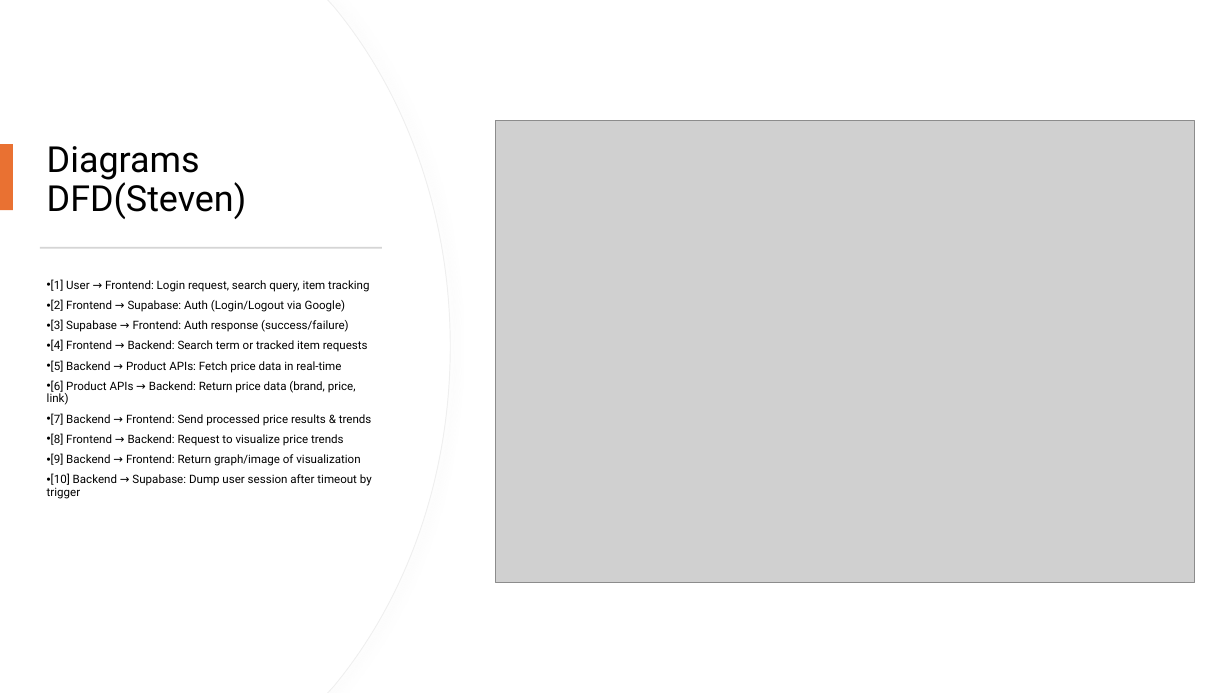
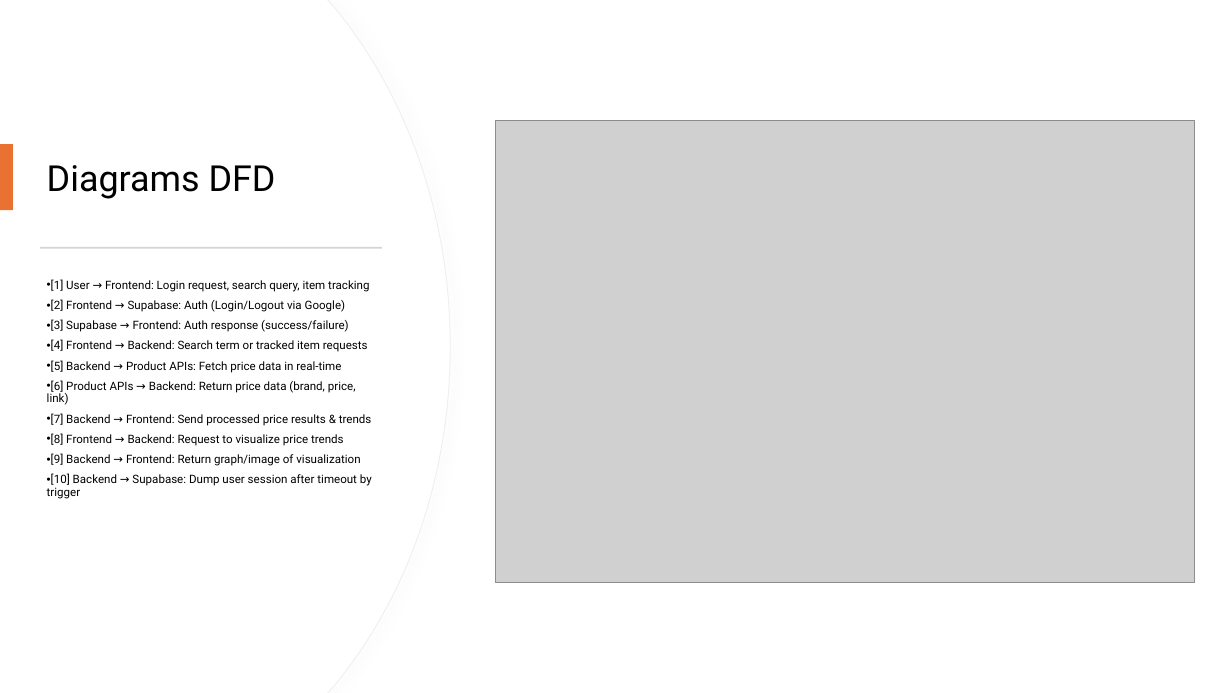
Before and after one commit to Jormungandr72/Cross-Website-Price-Checker, a slide deck: slide 9 of docs/phase_three_docs/Phase_Three_Presentation.pptx. Drawn at 1232x693 pixels with LibreOffice and Linux fonts; fonts in the diff are those of the drawing; grey boxes stand for pictures. Boxes give left, top, right and bottom in pixels: in the first picture for what was removed or moved away, otherwise in the second. Text is boxed around its words. In the diff, an @@ line names an element or a change of style, - is before the commit and + after.

```diff
--- a/docs/phase_three_docs/Phase_Three_Presentation.pptx
+++ b/docs/phase_three_docs/Phase_Three_Presentation.pptx
@@ title at (47,165,276,199): text changed @@
-Diagrams DFD(Steven)
+Diagrams DFD
```
Also in this commit, not shown: 7 other slides changed.
